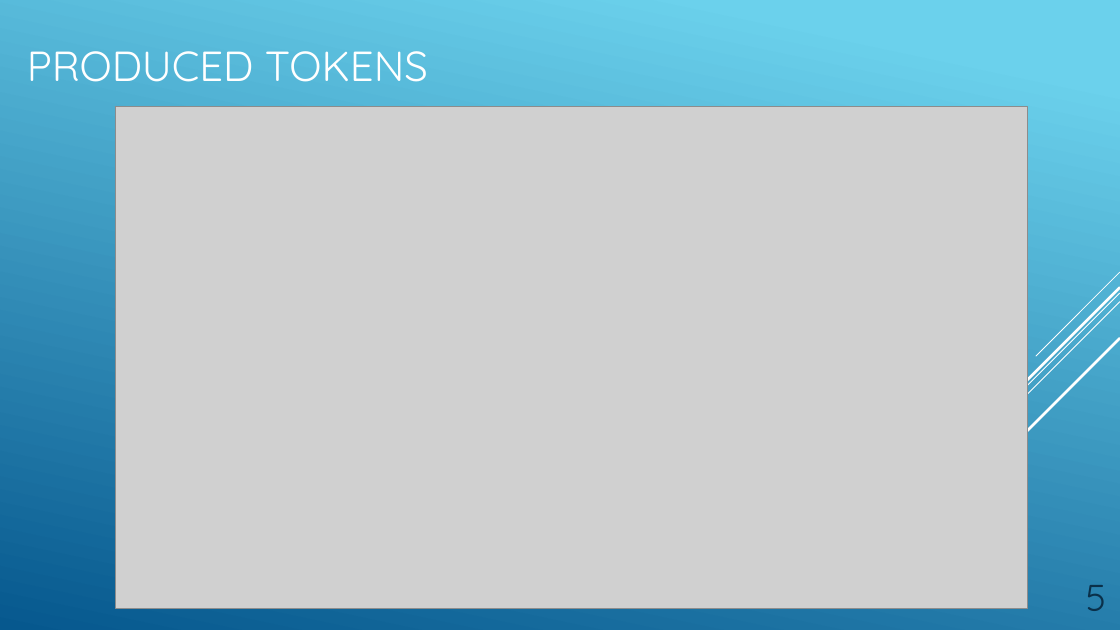
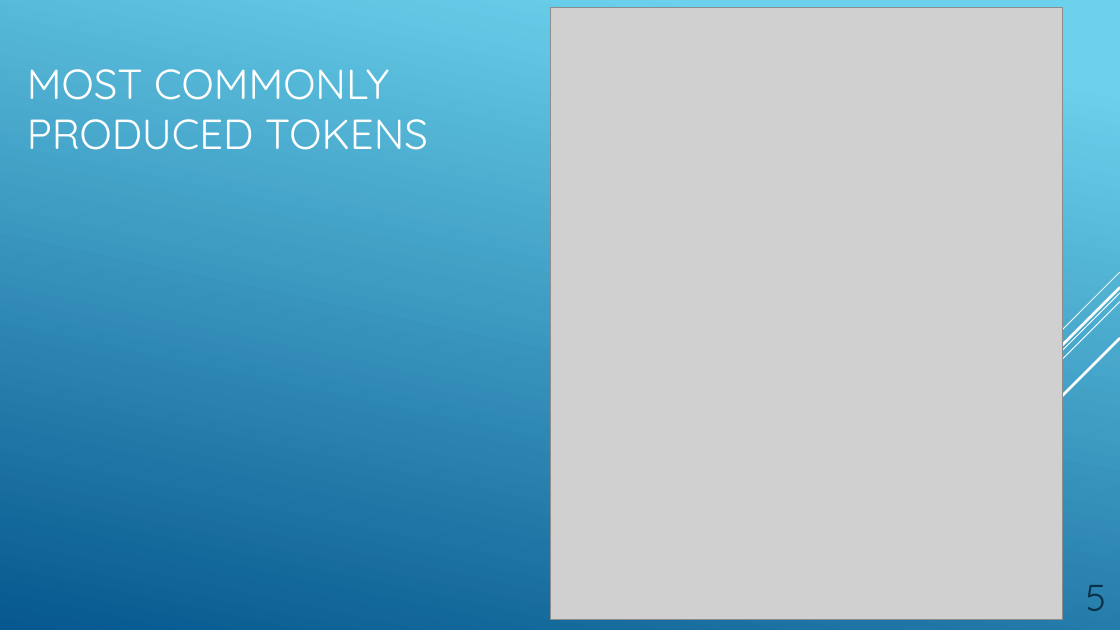
Before and after one commit to TimJN17/spack-monitor-nlp, a slide deck: slide 5 of spacy-tokens/tokenization_presentation_deck.pptx. Drawn at 1120x630 pixels with LibreOffice and Linux fonts; fonts in the diff are those of the drawing; grey boxes stand for pictures. Boxes give left, top, right and bottom in pixels: in the first picture for what was removed or moved away, otherwise in the second. Text is boxed around its words. In the diff, an @@ line names an element or a change of style, - is before the commit and + after.

```diff
--- a/spacy-tokens/tokenization_presentation_deck.pptx
+++ b/spacy-tokens/tokenization_presentation_deck.pptx
@@ picture added at (550, 7, 1063, 619) @@
@@ title at (27, 69, 428, 150): text changed @@
-PRODUCED TOKENS
+MOST COMMONLY PRODUCED TOKENS
@@ picture removed at (116, 106, 1028, 608) @@
```
Also in this commit, not shown: 3 other slides changed, 2 slides added, 8 other files.
